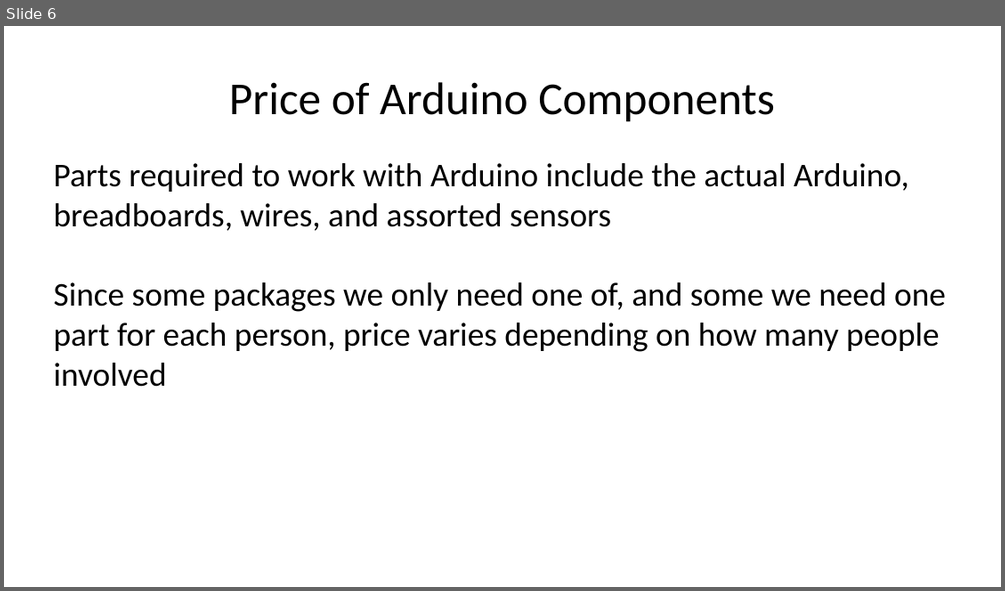
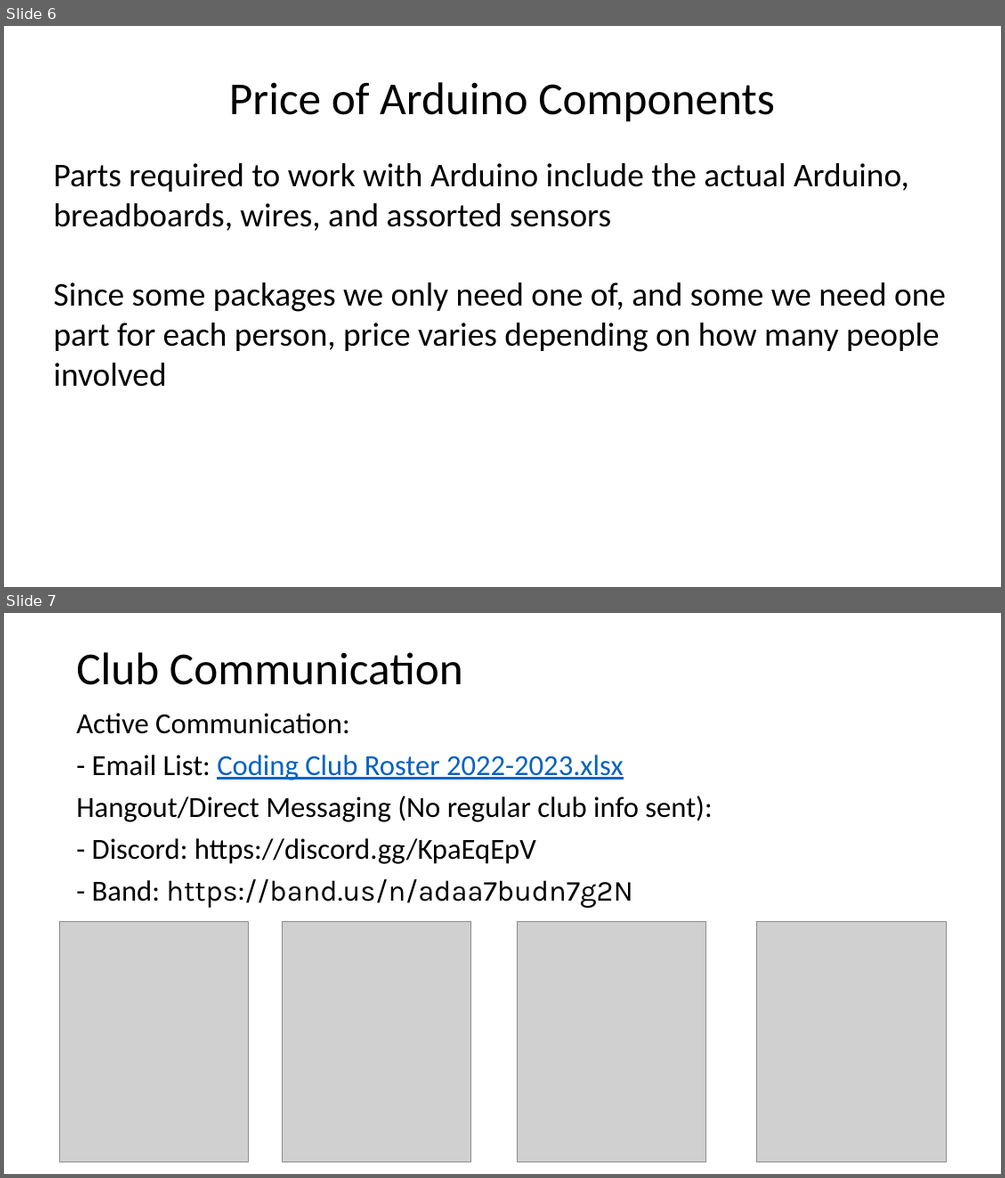
Before and after one commit to tommyrohmann/Coding-Club, a slide deck: Meeting 1/Spring 2023 Meeting 1.pptx. Shown one above the other, each under a label of ours: slide 6 before the commit, slides 6 and 7 after it. The pictures are 1005x591 and 1005x1178 pixels, drawn with LibreOffice and Linux fonts; fonts in the diff are those of the drawing; grey boxes stand for pictures. Boxes give left, top, right and bottom in pixels: in the first picture for what was removed or moved away, otherwise in the second. Text is boxed around its words. In the diff, an @@ line names an element or a change of style, - is before the commit and + after.

```diff
--- a/Meeting 1/Spring 2023 Meeting 1.pptx
+++ b/Meeting 1/Spring 2023 Meeting 1.pptx
@@ slide 7 added at box(4, 613, 1001, 1174), background #FFFFFF @@
@@ title added at box(76, 652, 463, 685), 44 pt, text #000000 @@
+Club Communication
@@ text added at box(76, 713, 712, 908), 28 pt, text #000000 @@
+Active Communication:
+- Email List: Coding Club Roster 2022-2023.xlsx
+Hangout/Direct Messaging (No regular club info sent):
+- Discord: https://discord.gg/KpaEqEpV
+- Band: https://band.us/n/adaa7budn7g2N
@@ picture added at box(59, 921, 249, 1162) @@
@@ picture added at box(283, 921, 471, 1162) @@
@@ picture added at box(517, 921, 706, 1162) @@
@@ picture added at box(757, 921, 947, 1162) @@
```
Also in this commit, not shown: 12 other files.
